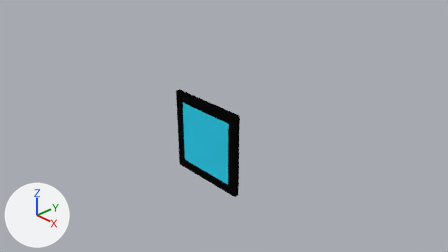
Two versions of the Blender file Asimov/Panelling/BasicWidescreen.blend, one commit apart.
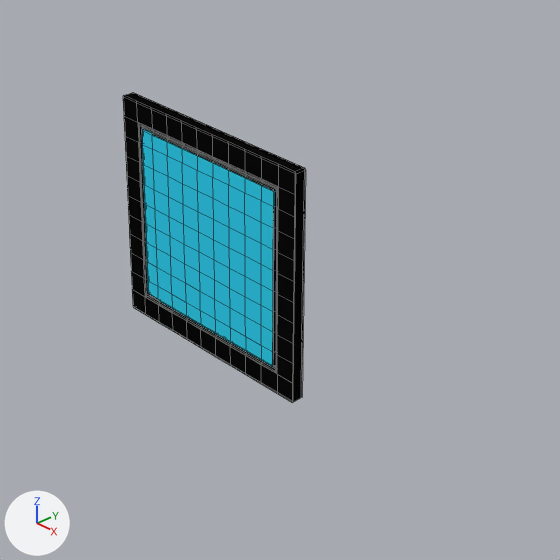
There are two pictures of each version: one from the file's camera 'Camera', one close up on the part from 30% to 73% of the width and 23% to 100% of the height. Lighting does not change. The marker at lower left points along +X, +Y and +Z. The close-ups show mesh edges as thin lines.
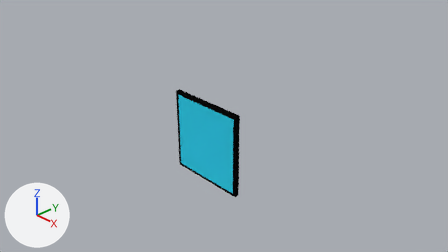
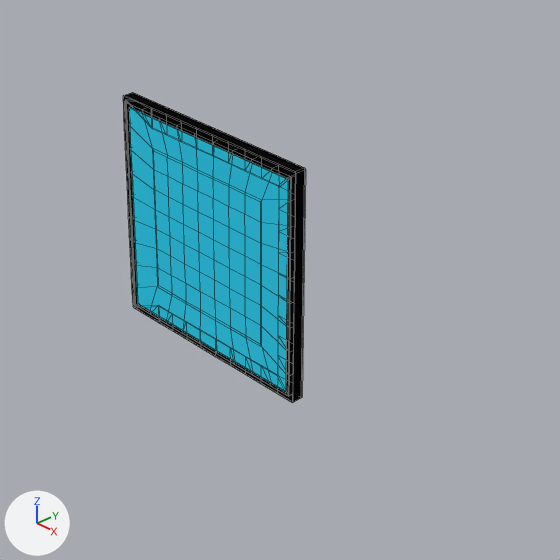
The change, as a diff of the scene's bpy script:
```diff
--- a/Asimov/Panelling/BasicWidescreen.blend.py
+++ b/Asimov/Panelling/BasicWidescreen.blend.py
@@ me_cube_001 @@
 # used by ob_cube; location = (0.0, 0.0, 0.0); scale = (1.0, 0.049, 1.0)
-me_cube_001.from_pydata(...)  # 292 vertices, 270 faces; spans x -1.0..1.0, y -1.0..1.0, z -1.0..1.0
+me_cube_001.from_pydata(...)  # 292 vertices, 270 faces; spans x -1.0..1.0, y -1.21..1.0, z -1.0..1.0
+# me_cube_001 part 1: 154 of the vertices in x -0.82..0.8, y -1.0..-0.53, z -0.82..0.82 are scaled about their middle by (1.19, 1.95, 1.2), then moved by (0.01, 0.01, 0.0)
 me_cube_001.materials.append(mat_material_001)
```

Location of each change, (x1, y1, x2, y2) in pixels of the close-ups (560 x 560 px; the box of a moved part takes in the faces that stretch with it):
'Cube', reshaped: before (123, 93, 306, 402); after (123, 92, 306, 403)
part 1 of me_cube_001, moved or reshaped: before (123, 96, 278, 374); after (123, 95, 292, 396)
